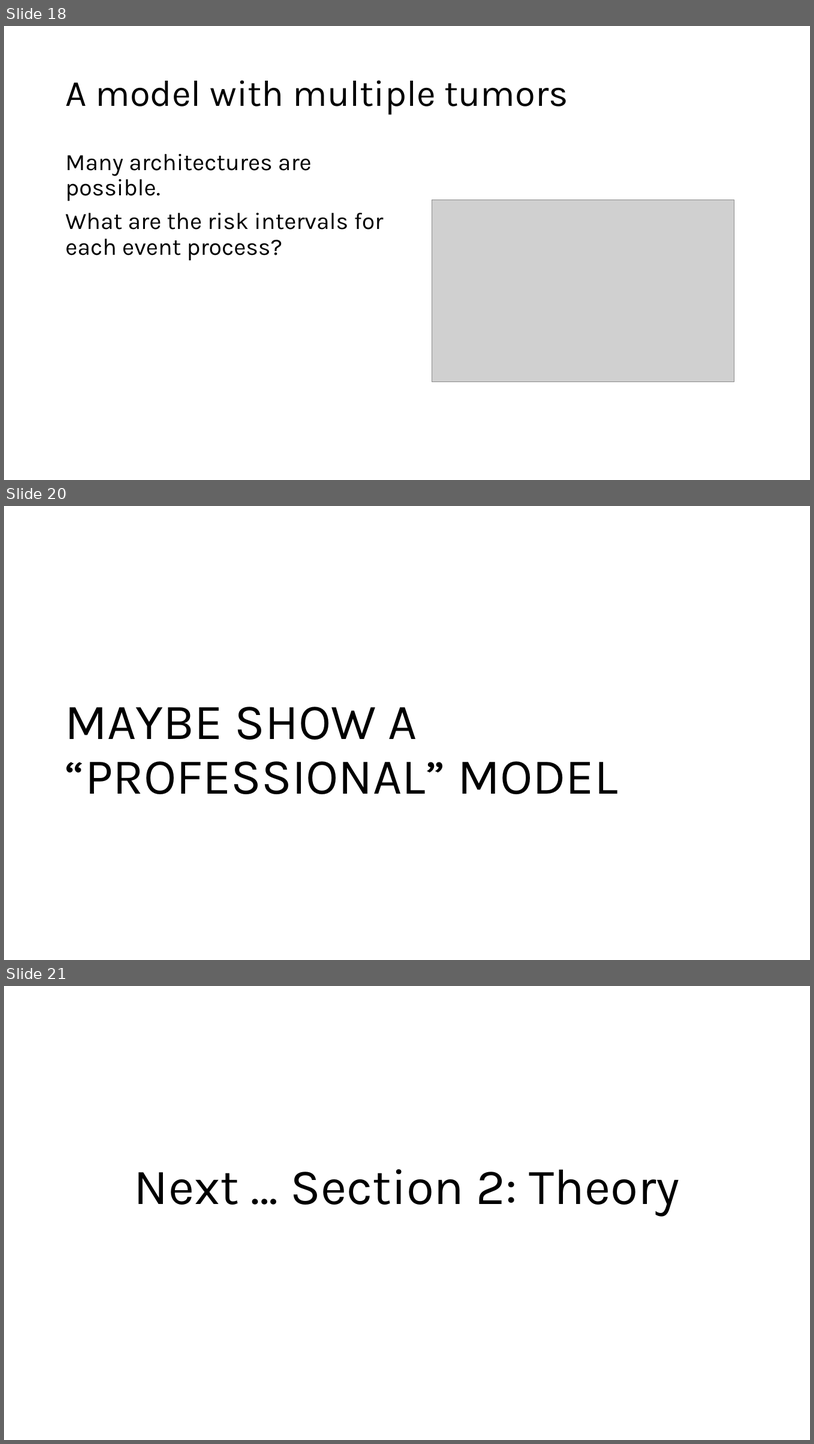
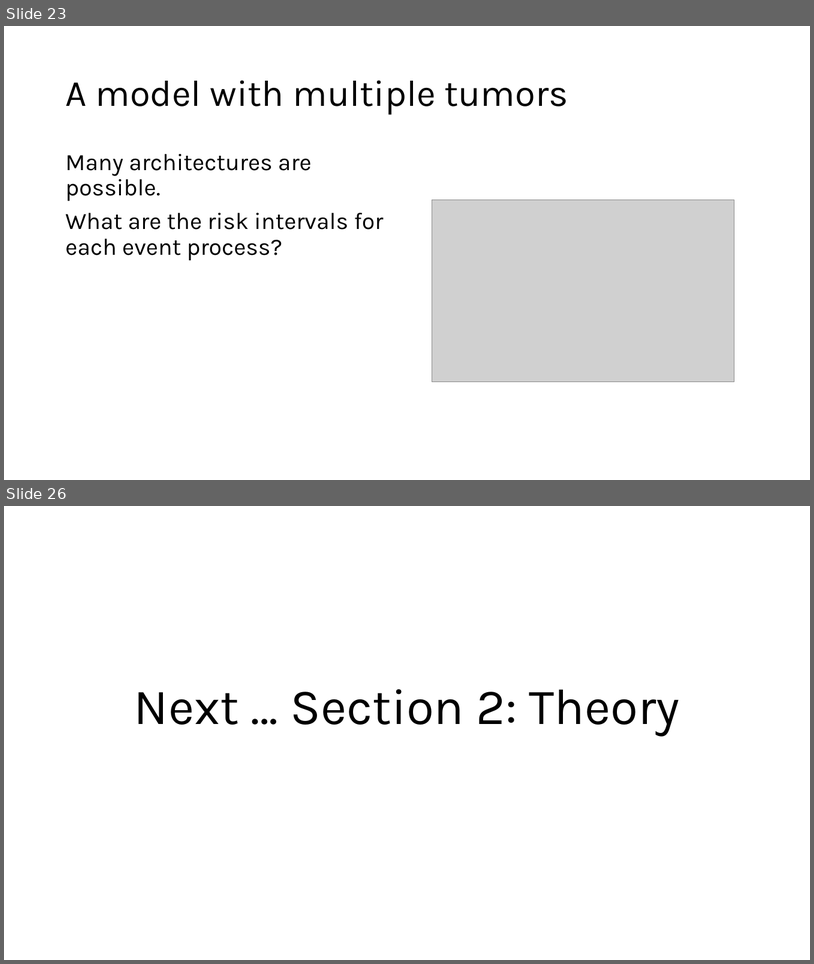
Before and after one commit to ttrikalin/des-R-course, a slide deck: master_files/materials/01_DES.pptx. Shown one above the other, each under a label of ours: slides 18, 20 and 21 before the commit, slides 23 and 26 after it; the slides between them are not shown. The pictures are 814x1444 and 814x964 pixels, drawn with LibreOffice and Linux fonts; fonts in the diff are those of the drawing; grey boxes stand for pictures. Boxes give left, top, right and bottom in pixels: in the first picture for what was removed or moved away, otherwise in the second. Text is boxed around its words. In the diff, an @@ line names an element or a change of style, - is before the commit and + after.

```diff
--- a/master_files/materials/01_DES.pptx
+++ b/master_files/materials/01_DES.pptx
@@ slide 20 removed at box(4, 506, 810, 960), background #FFFFFF @@
@@ title removed at box(65, 706, 618, 794) @@
-MAYBE SHOW A “PROFESSIONAL” MODEL
@@ what was slide 18 is now slide 23 @@
@@ what was slide 21 is now slide 26 @@
```
Also in this commit, not shown: 4 slides changed, 7 slides added, 1 other slide removed, 7 other files.
